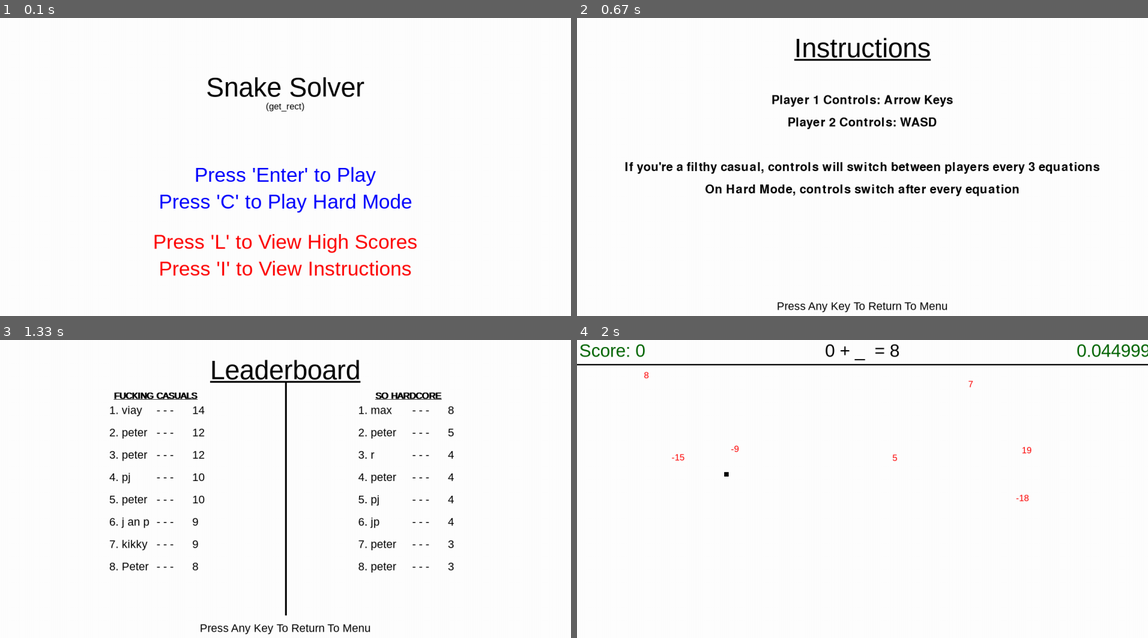
Above: before the commit, frames 1-4 (two rows, left to right).
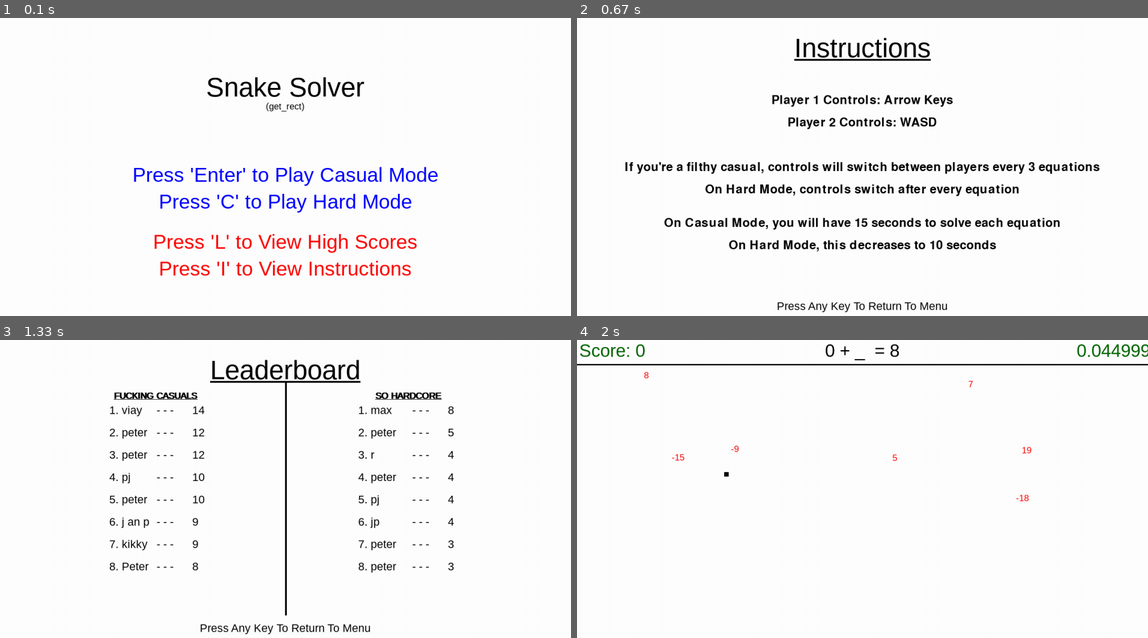
Above: after the commit, the same moments.

Repository: texascloud/gamejam
Game: pygame game, started from start.py
The game is run twice, just before and just after one commit, with the same random seed, the same clock (stepped at 60 frames per second) and the same inputs.
Inputs:
- Up to frame 1 (0.1 s): no input
- Up to frame 2 (0.67 s): tap I at 0.33 s
- Up to frame 3 (1.33 s): hold Right 0.67-1.13 s; tap L at 1.17 s
- Up to frame 4 (2 s): hold Up 1.5-1.8 s; tap Enter at 1.83 s

The runs differ from the first frame. In frame 1, 1.2% of the frame differs, in the area x 23-77%, y 49-57%; in frame 2, 1.8%, in the area x 15-85%, y 66-79%; in frame 3, nothing differs; in frame 4, nothing differs.

Commit message:
Finished intructions

Diff:
--- a/instructions.py
+++ b/instructions.py
@@ -56,6 +56,16 @@
 		hardText_rect = hardText.get_rect()
 		screen.blit(hardText, [width/2-(hardText_rect.w/2),height/4+200])
 
+		#########TIME1#########
+		timeText1 = instructionsFont.render("On Casual Mode, you will have 15 seconds to solve each equation", True, black)
+		timeText1_rect = timeText1.get_rect()
+		screen.blit(timeText1, [width/2-(timeText1_rect.w/2),height/2 + 100])
+
+		#########TIME2#########
+		timeText2 = instructionsFont.render("On Hard Mode, this decreases to 10 seconds", True, black)
+		timeText2_rect = timeText2.get_rect()
+		screen.blit(timeText2, [width/2-(timeText2_rect.w/2),height/2 + 150])
+
 		#########RETURN#########
 		returnFont = pygame.font.SysFont('Arial', 25)
 		returnFontText = returnFont.render("Press Any Key To Return To Menu", True, black)
--- a/start.py
+++ b/start.py
@@ -36,7 +36,7 @@
 
 	#########START#########
 	startFont = pygame.font.SysFont('Arial', 45)
-	start = startFont.render("Press 'Enter' to Play", True, (0, 0, 255))
+	start = startFont.render("Press 'Enter' to Play Casual Mode", True, (0, 0, 255))
 	start_rect = start.get_rect()
 
 	#########HARD#########
Not shown, changed: instructions.pyc
